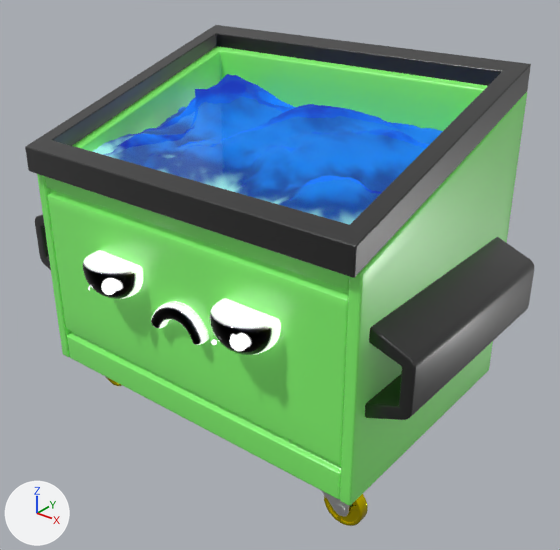
An edit to the glTF model dist/assets/57.glb, drawn before and after from the same camera.
One viewpoint serves both versions: a 50 mm camera at (2.27, -2.76, 2.26) aimed at (0.12, -0.07, 0.6). Arrows for +X, +Y and +Z are at lower left; the lights stay in place. Where no turn or scale is listed for an object, it has been applied to the vertices. Vertices at the same position are counted once.

Names of what the first picture shows: 'Dumpster Geometry', 'Explosion Fire Base.001'.
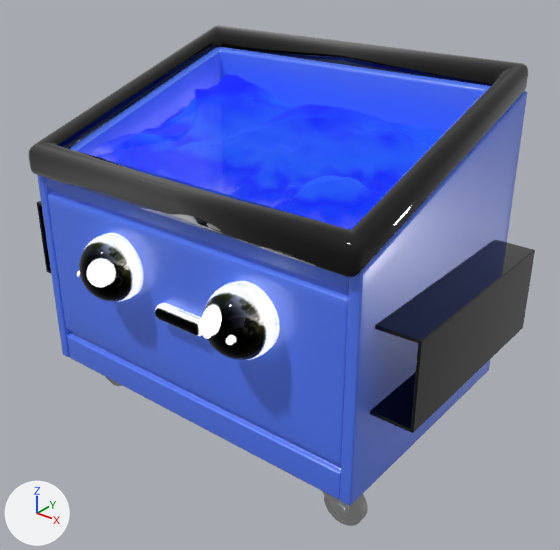
What differs and where, as boxes [x1, y1, x2, y2] in the pictures (560 x 550 px; the box of a moved part takes in the faces that stretch with it):
'Dumpster Geometry', reshaped
    before: [25, 25, 534, 526]
    after: [29, 25, 535, 526]
'Explosion Fire Base.001', recoloured
    both: [90, 74, 445, 229]
part 1 of me_cube_036, moved or reshaped
    before: [211, 339, 217, 345]
    after: [77, 270, 80, 277]
part 2 of me_cube_036, moved or reshaped
    before: [229, 333, 248, 351]
    after: [201, 307, 217, 339]
part 3 of me_cube_036, moved or reshaped (not visible before)
    after: [226, 337, 234, 345]
part 4 of me_cube_036, rebuilt
    before: [365, 237, 534, 420]
    after: [370, 239, 535, 433]
part 5 of me_cube_036, rebuilt
    before: [35, 214, 51, 270]
    after: [37, 201, 51, 274]
part 6 of me_cube_036, added
    after: [87, 259, 113, 287]
part 7 of me_cube_036, deleted
    before: [101, 279, 117, 295]
part 8 of me_cube_036, moved or reshaped
    before: [25, 25, 531, 348]
    after: [29, 25, 528, 360]
part 9 of me_cube_036, recoloured (green to blue)
    both: [37, 47, 527, 506]
part 10 of me_cube_036, recoloured
    before: [210, 309, 279, 355]
    after: [217, 301, 279, 360]
part 11 of me_cube_036, recoloured (yellow to grey)
    both: [106, 377, 368, 526]
part 12 of me_cube_036, recoloured
    before: [154, 304, 209, 339]
    after: [160, 308, 201, 334]

Diff of the bpy script that builds the scene:
```diff
--- a/dist/assets/57.glb.py
+++ b/dist/assets/57.glb.py
@@ mat_grey_wheel_baked_uvs_fixed @@
+mat_grey_wheel_baked_uvs_fixed = bpy.data.materials.new('Grey Wheel Baked UVs Fixed')
+# colours: black #2a2a2a
+# uses the picture img_wheel_normals
@@ mat_eyes_crossed_baked_uvs_fixed @@
+mat_eyes_crossed_baked_uvs_fixed = bpy.data.materials.new('Eyes Crossed Baked UVs Fixed')
+# uses the picture img_eyes_crossedpng
@@ mat_mouth_flat_baked_uvs_fixed @@
+mat_mouth_flat_baked_uvs_fixed = bpy.data.materials.new('Mouth Flat Baked UVs Fixed')
+# uses the picture img_mouth_flat
@@ mat_bc_baby_blue_plastic @@
+mat_bc_baby_blue_plastic = bpy.data.materials.new('BC Baby Blue Plastic')
+# colours: blue #4d7aff
+# uses the picture img_general_normal_map_baked
@@ mat_explosion_blue_cartoon_baked_uvs_fixed @@
+mat_explosion_blue_cartoon_baked_uvs_fixed = bpy.data.materials.new('Explosion Blue Cartoon Baked UVs Fixed')
+# colours: black #000000
+# uses the picture img_explosion_blue_cartoon
@@ me_plane_158 @@
 me_plane_158.from_pydata(...)  # 4225 vertices, 8192 faces; spans x -0.82..0.87, y 0.02..1.23, z -0.02..0.35
-me_plane_158.materials.append(mat_explosion_teal_cartoon)
+me_plane_158.materials.append(mat_explosion_blue_cartoon_baked_uvs_fixed)
@@ me_cube_036 @@
-me_cube_036.from_pydata(...)  # 44510 vertices, 88836 faces; spans x -1.17..1.13, y -0.85..0.65, z -0.38..1.47
-me_cube_036.materials.append(mat_matte_black_plastic_accent_baked)  # black #000000
+me_cube_036.from_pydata(...)  # 44742 vertices, 89328 faces; spans x -1.17..1.13, y -0.92..0.65, z -0.38..1.47
+# me_cube_036 part 1: the loose piece of 32 vertices spanning x 0.35..0.37, y -0.85..-0.83, z 0.51..0.53 is scaled about its middle by (1.24, -0.221, 1.18), then moved by (-0.83, -0.01, 0.06), in mat_eyes_crossed_baked_uvs_fixed
+# me_cube_036 part 2: the loose piece of 32 vertices spanning x 0.45..0.52, y -0.85..-0.82, z 0.53..0.6 is multiplied about its middle by the matrix ((1.004, 1.205, 0.478), (-1.263, 1.047, 0.013), (-0.295, -0.376, 1.569)), then moved by (-0.11, -0.05, 0.07), in mat_eyes_crossed_baked_uvs_fixed
+# me_cube_036 part 3: the loose piece of 32 vertices spanning x -0.44..-0.41, y -0.85..-0.8, z 0.51..0.53 is multiplied about its middle by the matrix ((1.567, 0.777, -0.734), (0.977, 0.484, 0.183), (0.0, 0.0, 1.48)), then moved by (0.91, -0.05, 0.07), in mat_eyes_crossed_baked_uvs_fixed
+# me_cube_036 part 4: the loose piece of 332 vertices spanning x 0.91..1.13, y -0.6..0.51, z 0.27..0.69 is rebuilt with 464 vertices and now spans x 0.93..1.13, y -0.57..0.48, z 0.27..0.68, in mat_black_metal_baked (black #000a00)
+# me_cube_036 part 5: the loose piece of 332 vertices spanning x -1.17..-0.95, y -0.6..0.51, z 0.27..0.69 is rebuilt with 464 vertices and now spans x -1.17..-0.97, y -0.57..0.48, z 0.27..0.68, in mat_black_metal_baked (black #000a00)
+# me_cube_036 part 6: a new loose piece of 32 vertices spanning x -0.38..-0.27, y -0.88..-0.81, z 0.57..0.68, in mat_eyes_crossed_baked_uvs_fixed
+# me_cube_036 part 7: the loose piece of 32 vertices spanning x -0.33..-0.26, y -0.85..-0.81, z 0.53..0.59 is deleted
+# me_cube_036 part 8: 331 vertices moved from x -0.88..0.85, y -0.85..0.55, z -0.37..1.44 to x -0.88..0.86, y -0.88..0.56, z -0.37..1.44; 1461 vertices removed from x -0.97..0.93, y -0.85..0.64, z 0.36..1.47; 1429 vertices added at x -0.98..0.93, y -0.88..0.65, z 0.4..1.47
+# me_cube_036 part 9: 22176 faces spanning x -0.97..0.93, y -0.67..0.65, z -0.14..1.39 switch from mat_bc_light_green_plastic to mat_bc_baby_blue_plastic
+# me_cube_036 part 10: 254 faces spanning x 0.25..0.56, y -0.88..-0.56, z 0.43..0.72 switch from mat_eyes_flat_baked_uvs_fixed to mat_eyes_crossed_baked_uvs_fixed
+# me_cube_036 part 11: 60967 faces spanning x -0.85..0.91, y -0.55..0.5, z -0.38..-0.18 switch from mat_gold_wheel_baked_uvs_fixed to mat_grey_wheel_baked_uvs_fixed
+# me_cube_036 part 12: 85 faces spanning x -0.13..0.15, y -0.74..-0.66, z 0.4..0.48 switch from mat_mouth_sad_baked_uvs_fixed to mat_mouth_flat_baked_uvs_fixed
+me_cube_036.materials.append(mat_black_metal_baked)  # black #000a00
```
